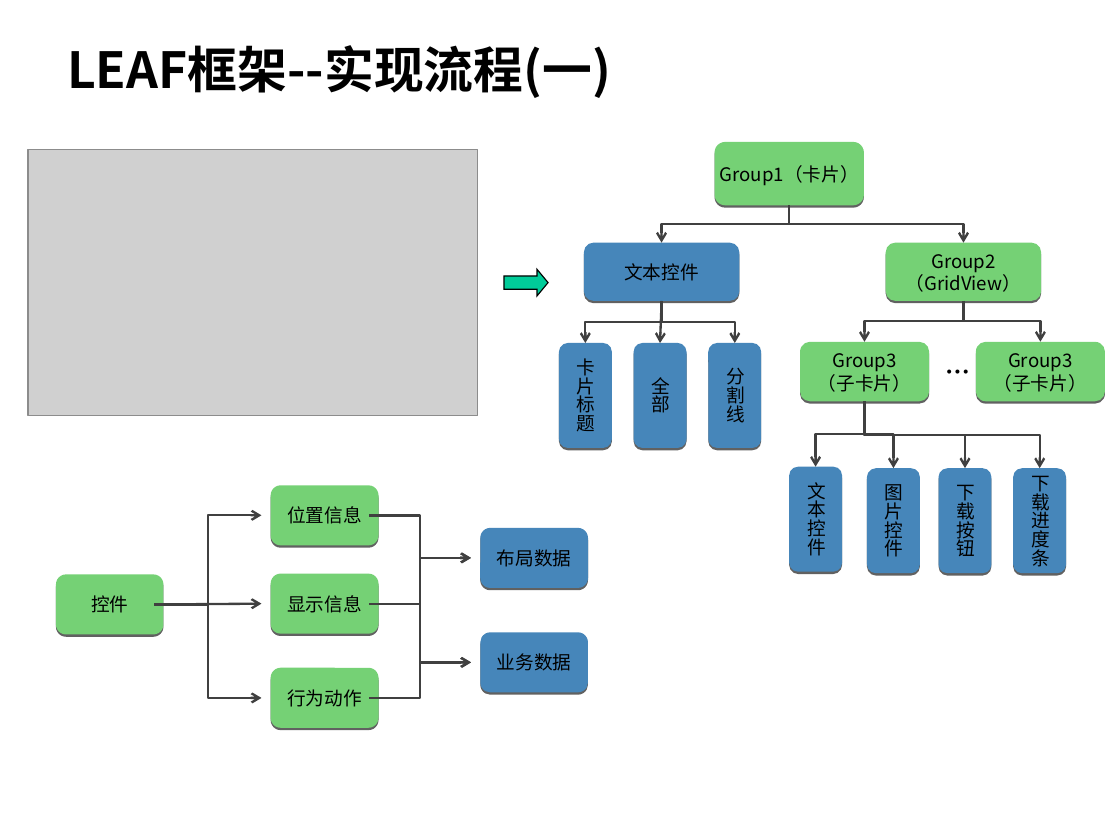
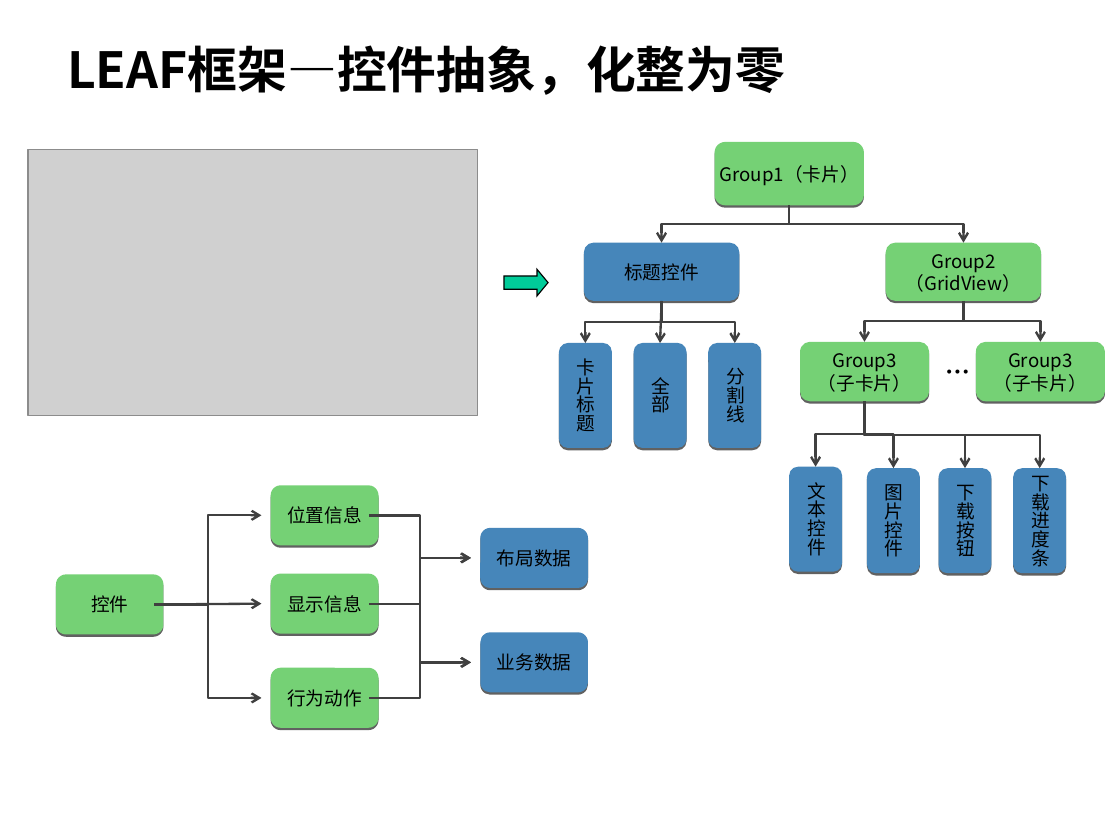
Before and after one commit to hamlingong/data, a slide deck: slide 9 of promote/深圳合肥大连组_hamlingong(龚海龙).ppt. Drawn at 1120x840 pixels with LibreOffice and Linux fonts; fonts in the diff are those of the drawing; grey boxes stand for pictures; background and template pictures are left out. Boxes give left, top, right and bottom in pixels: in the first picture for what was removed or moved away, otherwise in the second. Text is boxed around its words. In the diff, an @@ line names an element or a change of style, - is before the commit and + after.

```diff
--- a/promote/深圳合肥大连组_hamlingong(龚海龙).ppt
+++ b/promote/深圳合肥大连组_hamlingong(龚海龙).ppt
@@ title at (67, 45, 785, 95): text changed @@
-LEAF框架--实现流程(一)
+LEAF框架—控件抽象，化整为零
@@ text in rounded rectangle at (624, 263, 699, 281): text changed @@
-文本控件
+标题控件
```
Also in this commit, not shown: 15 other slides changed, 1 other file.
